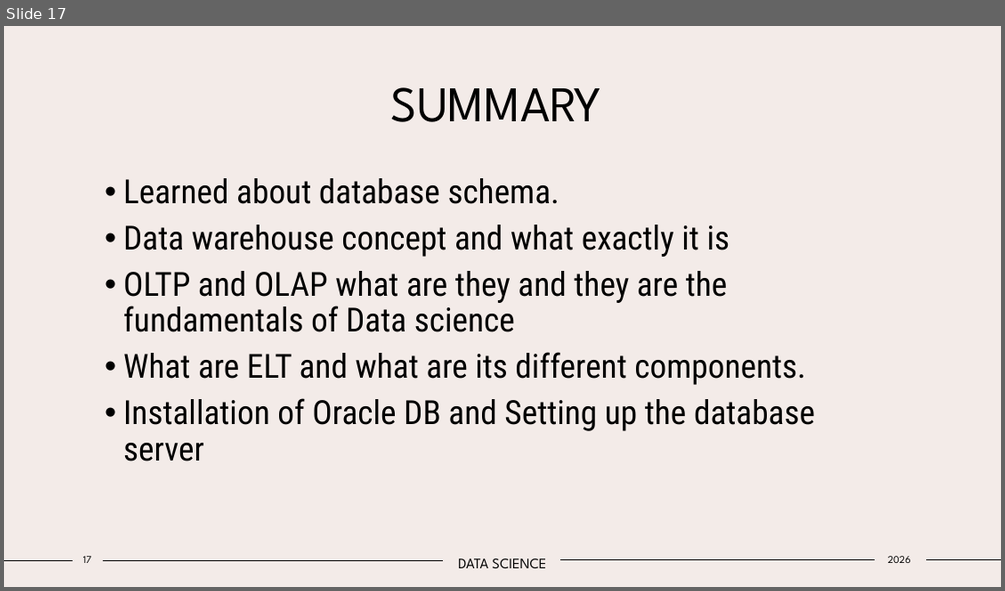
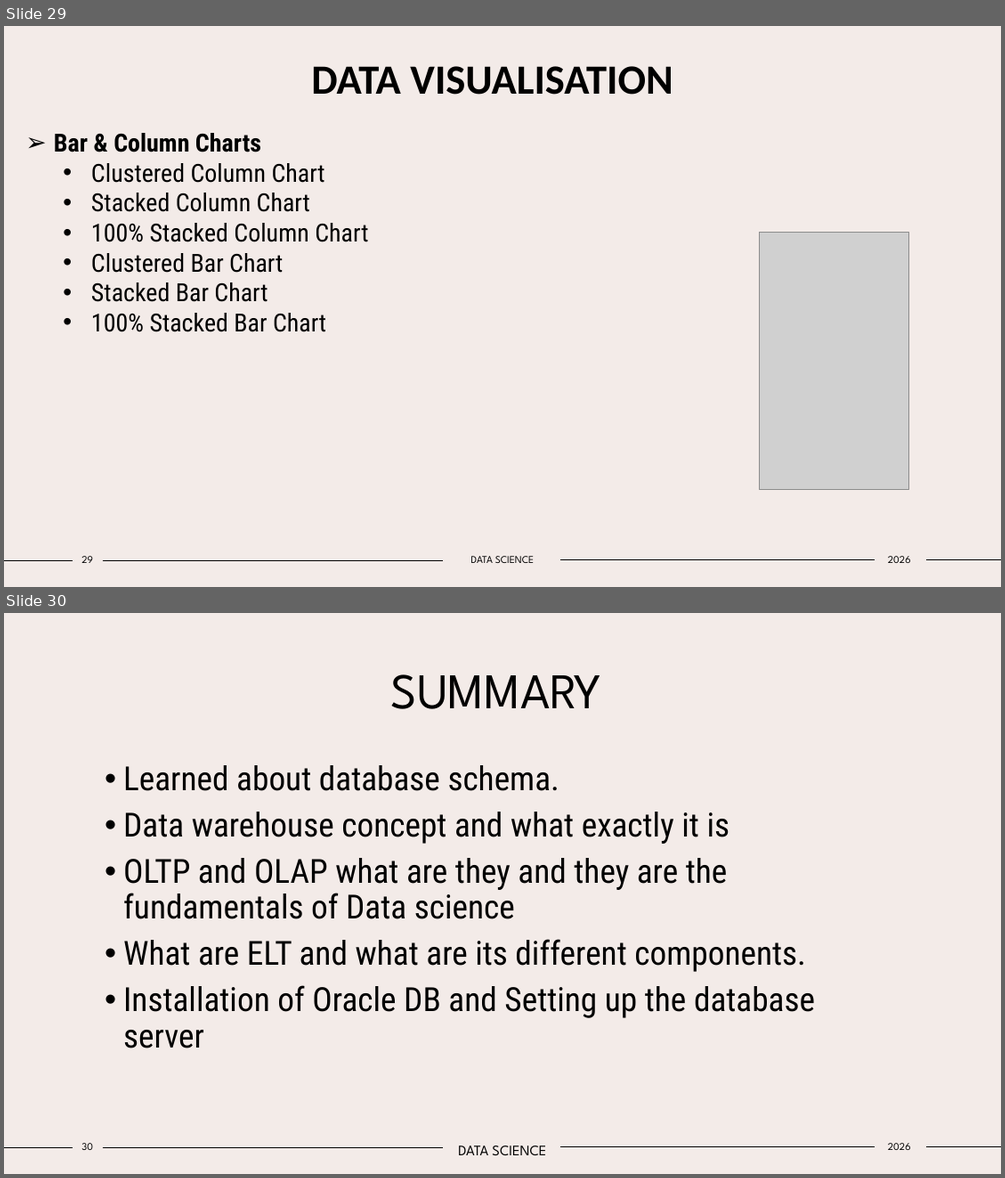
Before and after one commit to Tejas-Santosh-Nalawade/Data-Science-Internship, a slide deck: PPT/POWER_BI.pptx. Shown one above the other, each under a label of ours: slide 17 before the commit, slides 29 and 30 after it. The pictures are 1005x591 and 1005x1178 pixels, drawn with LibreOffice and Linux fonts; fonts in the diff are those of the drawing; grey boxes stand for pictures. Boxes give left, top, right and bottom in pixels: in the first picture for what was removed or moved away, otherwise in the second. Text is boxed around its words. In the diff, an @@ line names an element or a change of style, - is before the commit and + after.

Commit message:
Week 2 AND Week 3 work Data Modeling and DAX and Power BI

```diff
--- a/PPT/POWER_BI.pptx
+++ b/PPT/POWER_BI.pptx
@@ slide 29 added at (x1=4, y1=26, x2=1001, y2=587), background #F3EBE8; not listed: 4 template elements that a slide beside it also shows @@
@@ title added at (x1=311, y1=66, x2=672, y2=95), 40 pt, text #000000, bold @@
+DATA VISUALISATION
@@ text added at (x1=54, y1=133, x2=368, y2=332), 24 pt, text #000000 @@
+➢ Bar & Column Charts
+  • Clustered Column Chart
+  • Stacked Column Chart
+  • 100% Stacked Column Chart
+  • Clustered Bar Chart
+  • Stacked Bar Chart
+  • 100% Stacked Bar Chart
@@ picture added at (x1=760, y1=232, x2=909, y2=489) @@
@@ page number added at (x1=81, y1=556, x2=93, y2=563), 10 pt, text #000000 @@
+29
@@ text added at (x1=471, y1=556, x2=534, y2=563), 10 pt, text #000000 @@
+DATA SCIENCE
@@ text added at (x1=888, y1=556, x2=911, y2=563), 10 pt, text #000000 @@
+2026
@@ what was slide 17 is now slide 30 @@
@@ page number at (x1=81, y1=1143, x2=93, y2=1150): text changed @@
-17
+30
```
Also in this commit, not shown: 2 slides changed, 12 other slides added, 10 other files.
